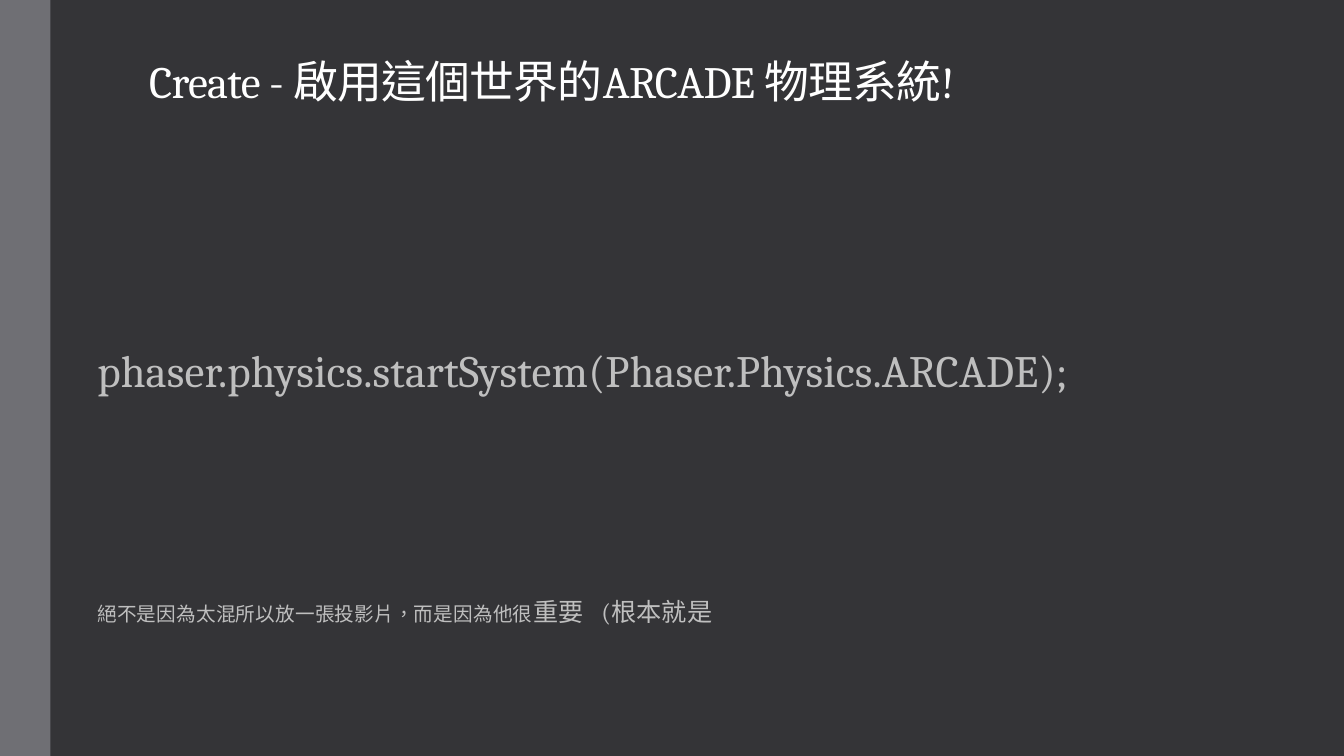
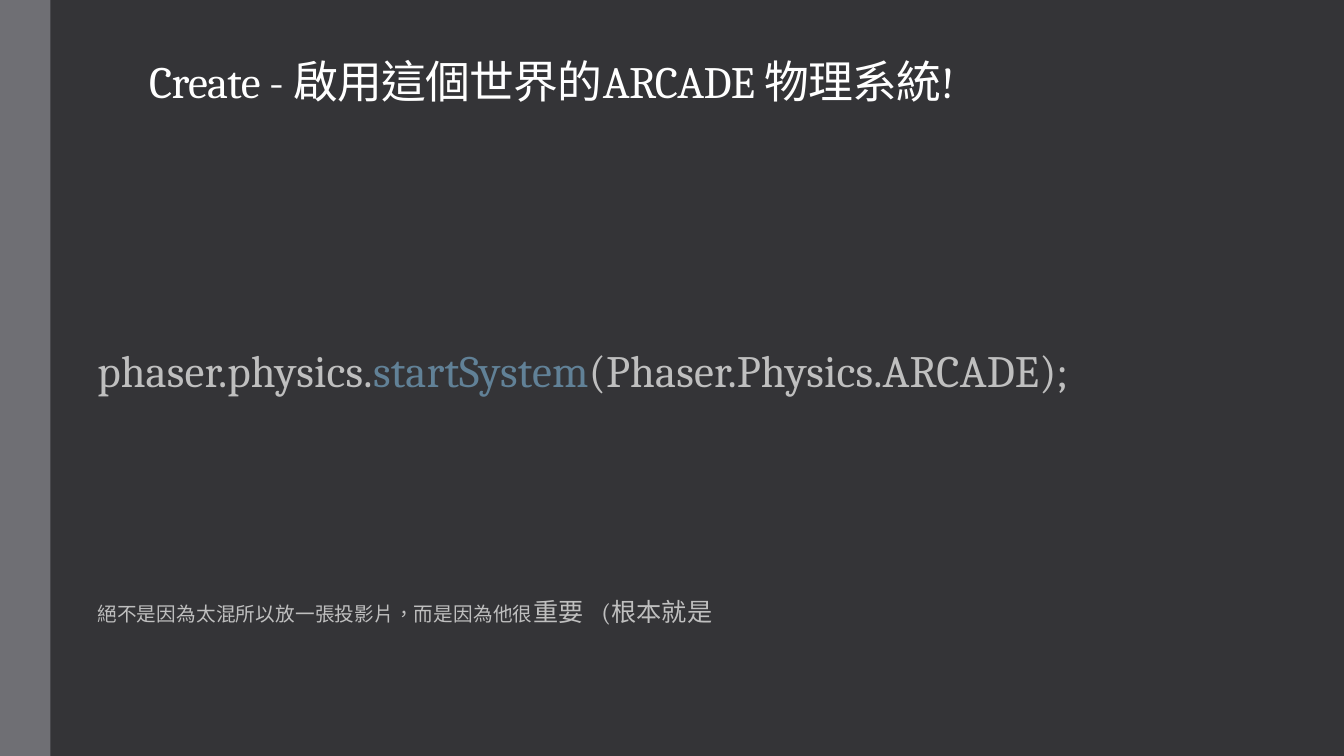
Before and after one commit to NCHUIT/104B_phaser_maple_game, a slide deck: slide 4 of maple_01.pptx. Drawn at 1344x756 pixels with LibreOffice and Linux fonts; fonts in the diff are those of the drawing. Boxes give left, top, right and bottom in pixels: in the first picture for what was removed or moved away, otherwise in the second. Text is boxed around its words. In the diff, an @@ line names an element or a change of style, - is before the commit and + after.

```diff
--- a/maple_01.pptx
+++ b/maple_01.pptx
@@ subtitle at (97, 355, 1068, 397): text colour #BFBFBF to #618197 in "phaser.physics.startSystem(Phaser.Physics.ARCADE);" @@
```
Also in this commit, not shown: 11 other slides changed, 1 other file.
